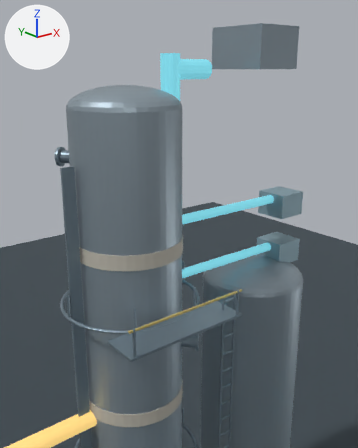
One commit to the Blender file assets-source/blender/tower_hero.blend: the scene before it, then after it.
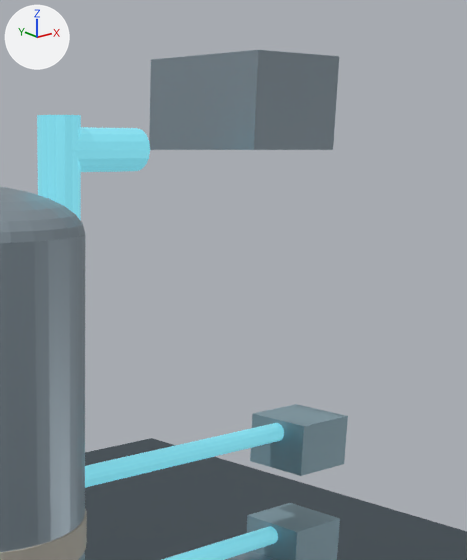
Each version appears first from a 50 mm camera at (-10.53, -16.47, 27.42) aimed at (2.05, -0.75, 21.13), and next in a close-up on the part from 40% to 100% of the width and 0% to 58% of the height. The axes (+X, +Y, +Z) are drawn at upper left. The lights are the same throughout. The last two pictures show the newer version.

The first close-up shows 'Box_Kerosene', 'Box_Naphtha', 'Condenser', 'Ground', 'Insulation_Band_20', 'Pipe_Side_Kerosene', 'Pipe_Side_Naphtha', 'Pipe_Top_Vapor', 'Pipe_Top_Vertical', 'Tower_Atmospheric_Dome', 'Tower_Atmospheric_Shell' and 2 more.
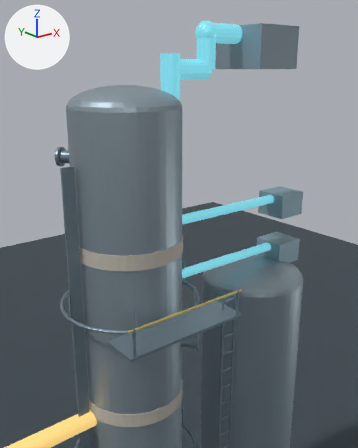
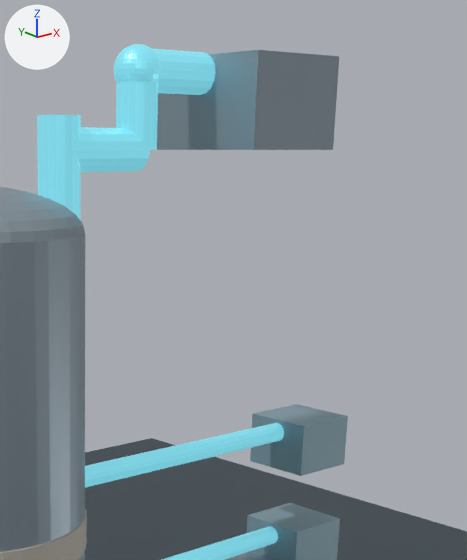
The change, as a list of edits to the scene's bpy script:
```text
Add me_cylinder_242_1:
    me_cylinder_242_1.from_pydata(...)  # a 16-sided cylinder along z spanning x -0.4..0.4, y -0.4..0.4, z -0.85..0.85
    me_cylinder_242_1.materials.append(mat_pipecool)  # cyan #69b3c0, glowing cyan #69b3c0
Add me_sphere_002:
    me_sphere_002.from_pydata(...)  # a UV sphere (32 segments, 16 rings, poles along z) spanning x -0.46..0.46, y -0.46..0.46, z -0.46..0.46
    me_sphere_002.materials.append(mat_pipecool)  # cyan #69b3c0, glowing cyan #69b3c0
Add me_cylinder_241_1:
    me_cylinder_241_1.from_pydata(...)  # a 16-sided cylinder along z spanning x -0.4..0.4, y -0.4..0.4, z -0.725..0.725
    me_cylinder_241_1.materials.append(mat_pipecool)  # cyan #69b3c0, glowing cyan #69b3c0
Add ob_pipe_top_condenser:
    ob_pipe_top_condenser = bpy.data.objects.new('Pipe_Top_Condenser', me_cylinder_242_1)
    ob_pipe_top_condenser.location = (4.95, 0.0, 28.85)
    ob_pipe_top_condenser.rotation_euler = (0.0, 1.571, 0.0)  # degrees (0, 90, 0)
Add ob_pipe_top_elbow:
    ob_pipe_top_elbow = bpy.data.objects.new('Pipe_Top_Elbow', me_sphere_002)
    ob_pipe_top_elbow.location = (4.1, 0.0, 28.85)
Add ob_pipe_top_riser:
    ob_pipe_top_riser = bpy.data.objects.new('Pipe_Top_Riser', me_cylinder_241_1)
    ob_pipe_top_riser.location = (4.1, 0.0, 28.12)
```

What differs and where, as boxes [x1, y1, x2, y2] in the close-ups (467 x 560 px):
'Pipe_Top_Condenser', added (cyan)
    after: [153, 49, 216, 95]
'Pipe_Top_Riser', added (cyan)
    after: [116, 81, 158, 150]
'Pipe_Top_Elbow', added (cyan)
    after: [113, 44, 160, 83]
